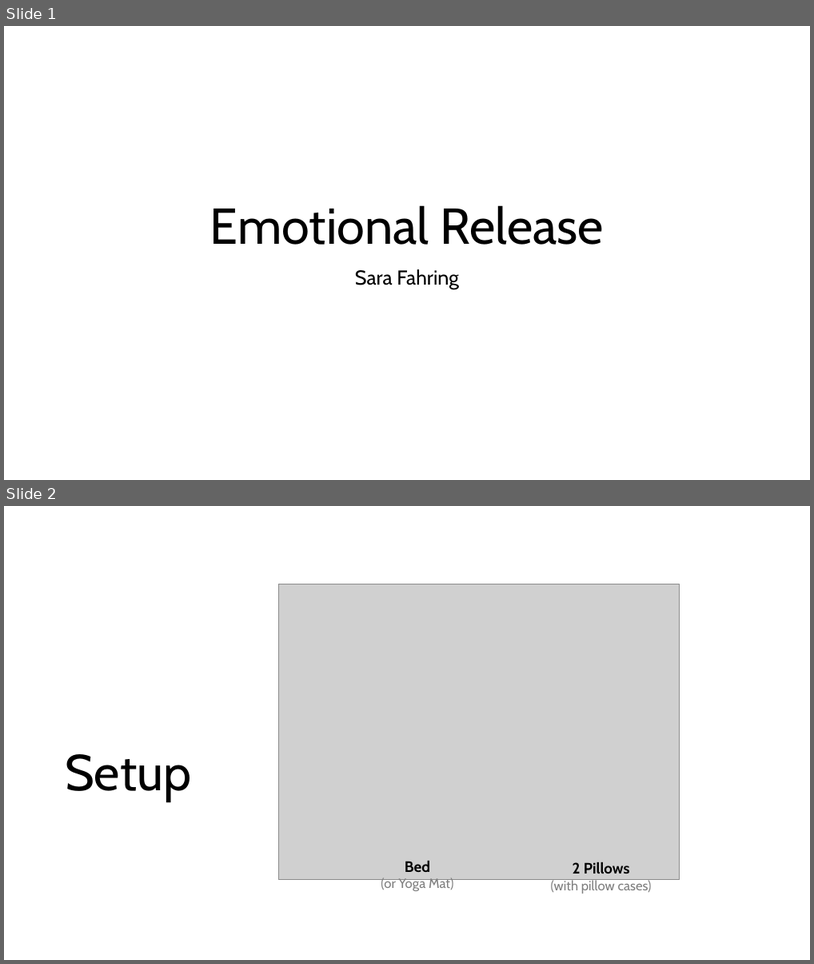
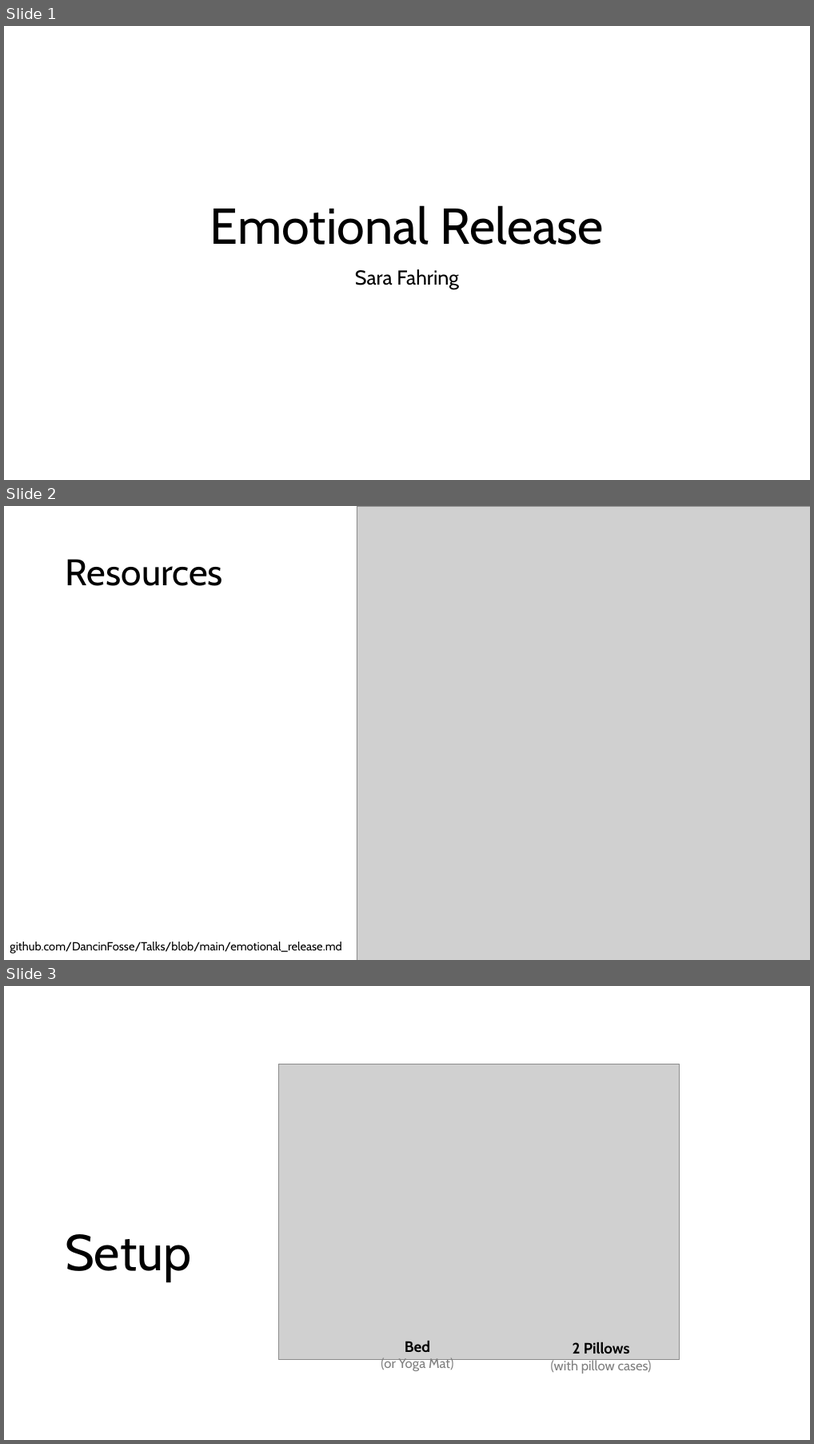
Before and after one commit to DancinFosse/Talks, a slide deck: Slides/EmotionalRelease.pptx. Shown one above the other, each under a label of ours: slides 1 and 2 before the commit, slides 1, 2 and 3 after it. The pictures are 814x964 and 814x1444 pixels, drawn with LibreOffice and Linux fonts; fonts in the diff are those of the drawing; grey boxes stand for pictures. Boxes give left, top, right and bottom in pixels: in the first picture for what was removed or moved away, otherwise in the second. Text is boxed around its words. In the diff, an @@ line names an element or a change of style, - is before the commit and + after.

Commit message:
Added QR code

```diff
--- a/Slides/EmotionalRelease.pptx
+++ b/Slides/EmotionalRelease.pptx
@@ slide 2 added at box(4, 506, 810, 960), background #FFFFFF @@
@@ picture added at box(357, 506, 810, 960) @@
@@ title added at box(66, 559, 223, 586), 44 pt, text #000000 @@
+Resources
@@ text added at box(10, 941, 342, 953), 14 pt, text #000000 @@
+github.com/DancinFosse/Talks/blob/main/emotional_release.md
@@ what was slide 2 is now slide 3 @@
```
Also in this commit, not shown: 1 other slide added.
